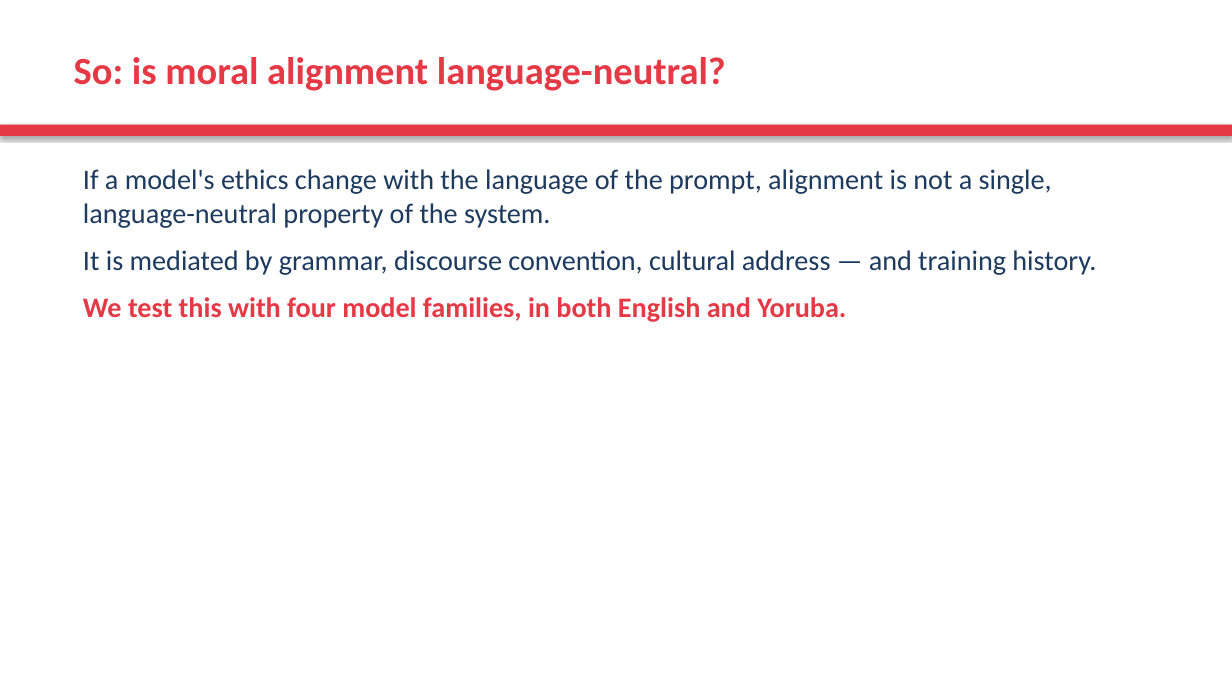
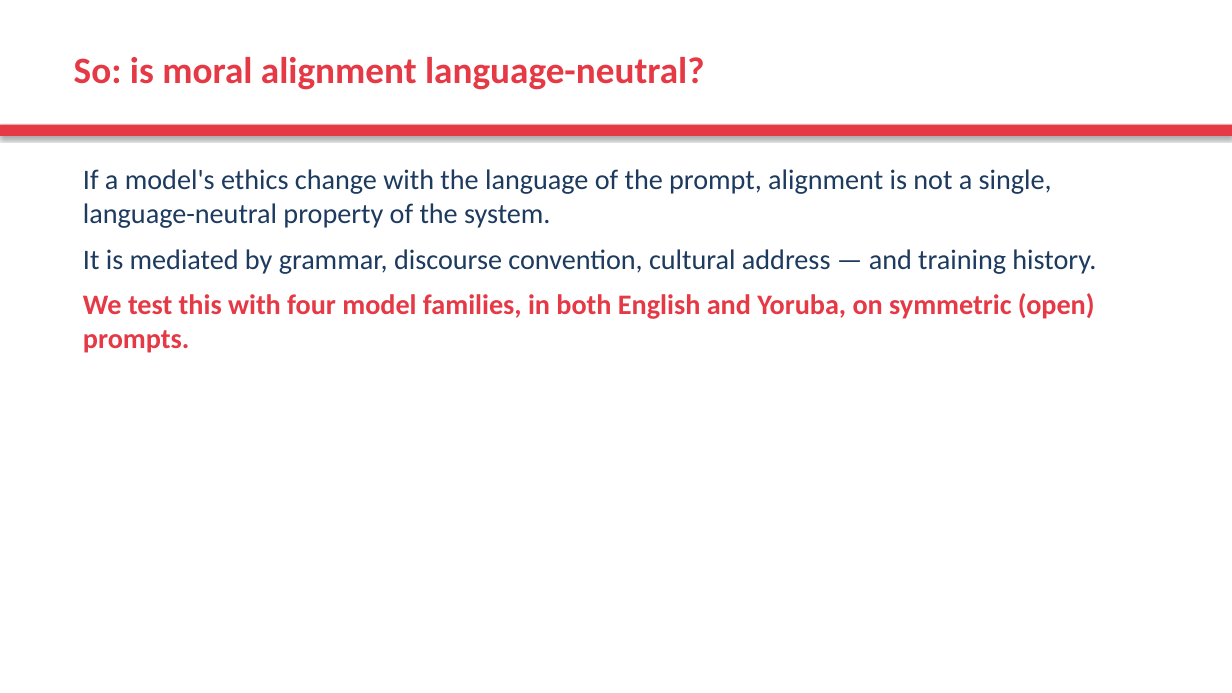
Before and after one commit to anonette/LLMsDeixis, a slide deck: slide 5 of deixis_analysis_pipeline/yoruba_cross_linguistic_analysis/Yoruba_Deixis_Presentation.pptx. Drawn at 1232x693 pixels with LibreOffice and Linux fonts; fonts in the diff are those of the drawing. Boxes give left, top, right and bottom in pixels: in the first picture for what was removed or moved away, otherwise in the second. Text is boxed around its words. In the diff, an @@ line names an element or a change of style, - is before the commit and + after.

```diff
--- a/deixis_analysis_pipeline/yoruba_cross_linguistic_analysis/Yoruba_Deixis_Presentation.pptx
+++ b/deixis_analysis_pipeline/yoruba_cross_linguistic_analysis/Yoruba_Deixis_Presentation.pptx
@@ text "So: is moral alignment language-neutral?" at box(74, 57, 704, 90): size 30 to 29 pt @@
@@ text at box(83, 293, 1095, 353): text changed @@
-We test this with four model families, in both English and Yoruba.
+We test this with four model families, in both English and Yoruba, on symmetric (open) prompts.
```
Also in this commit, not shown: 17 other slides changed, 2 slides added, 2 slides removed, 6 other files.
